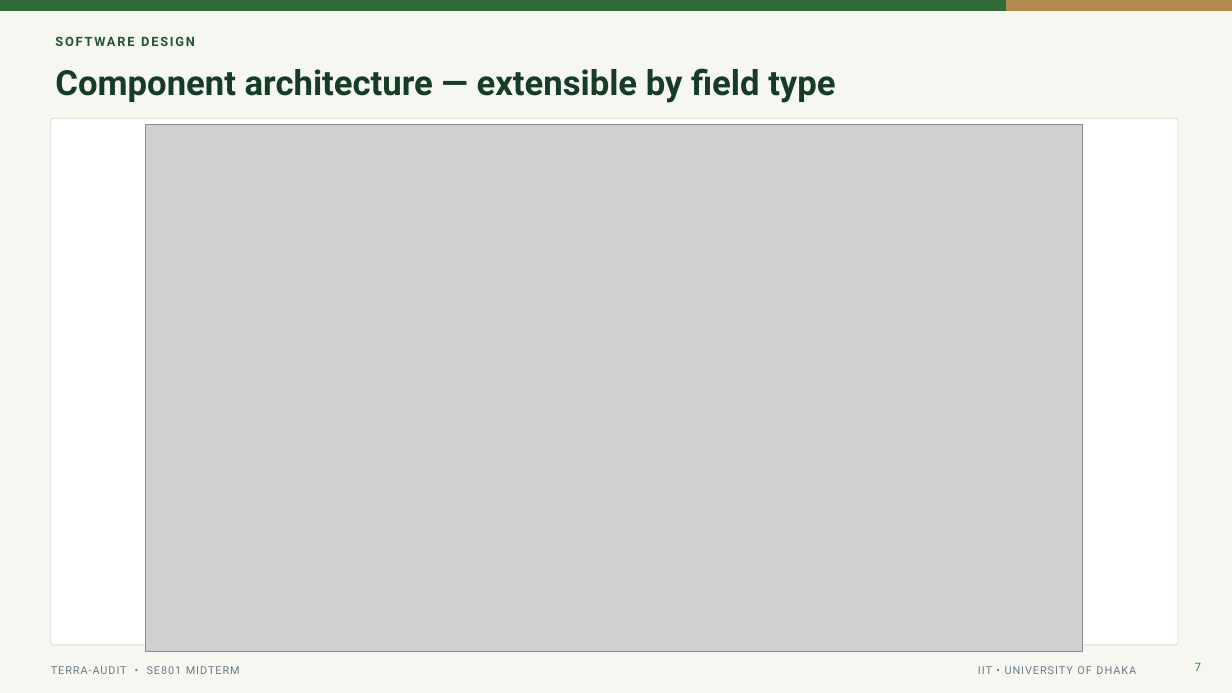
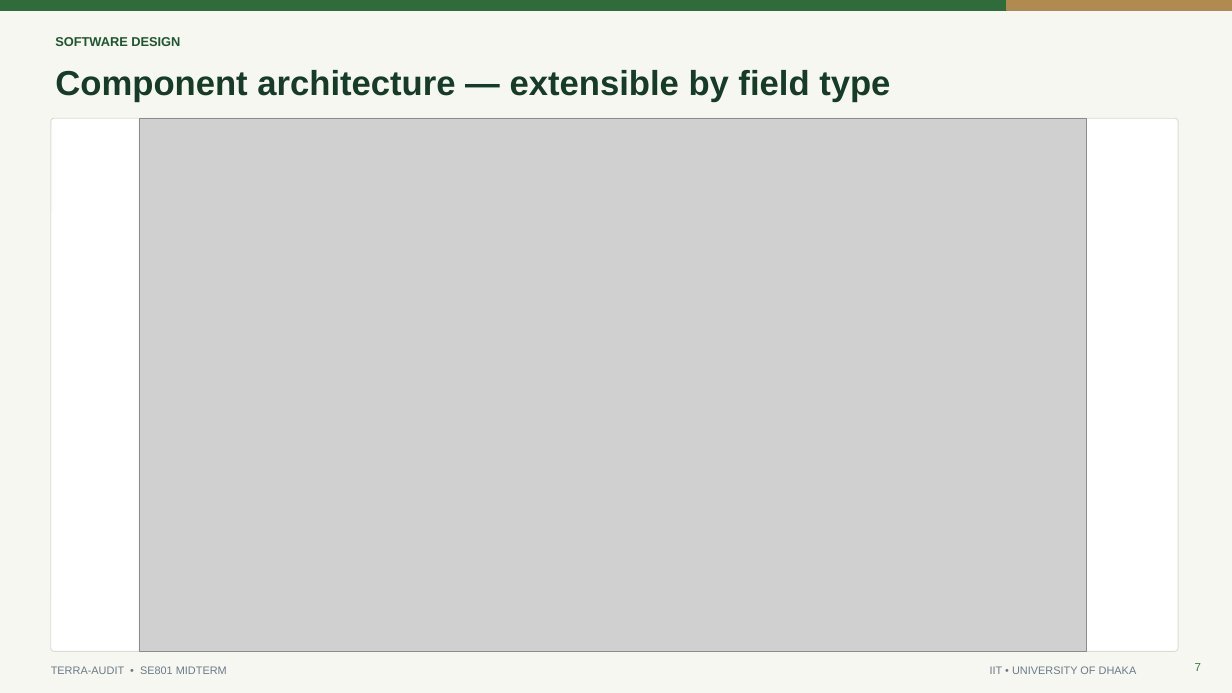
Before and after one commit to knah1d/terra-audit, a slide deck: slide 7 of docs/Terra-Audit_SE801_Midterm_Presentation.pptx. Drawn at 1232x693 pixels with LibreOffice and Linux fonts; fonts in the diff are those of the drawing; grey boxes stand for pictures. Boxes give left, top, right and bottom in pixels: in the first picture for what was removed or moved away, otherwise in the second. Text is boxed around its words. In the diff, an @@ line names an element or a change of style, - is before the commit and + after.

```diff
--- a/docs/Terra-Audit_SE801_Midterm_Presentation.pptx
+++ b/docs/Terra-Audit_SE801_Midterm_Presentation.pptx
@@ text "SOFTWARE DESIGN" at (55, 37, 180, 46): font Roboto to Arial, letter spacing 1.4 to 0 pt @@
@@ text "Component architecture — extensible by ..." at (55, 70, 890, 102): font Roboto to Arial @@
@@ rounded rectangle: place and size @@
-rounded rectangle at (51, 118, 1178, 645)
+rounded rectangle at (51, 118, 1178, 652)
@@ rounded rectangle at (51, 118, 1178, 652): outline #D6DED4 0.65 pt to #D6DED4 0.75 pt @@
@@ picture: place and size @@
-picture at (146, 125, 1083, 652)
+picture at (139, 118, 1087, 652)
@@ text "TERRA-AUDIT • SE801 MIDTERM" at (51, 666, 227, 674): font Roboto to Arial, letter spacing 0.7 to 0 pt @@
@@ text "IIT • UNIVERSITY OF DHAKA" at (990, 666, 1137, 674): font Roboto to Arial, letter spacing 0.7 to 0 pt @@
@@ page number at (1195, 663, 1201, 671): font Roboto to Arial @@
```
Also in this commit, not shown: 33 other slides changed.
